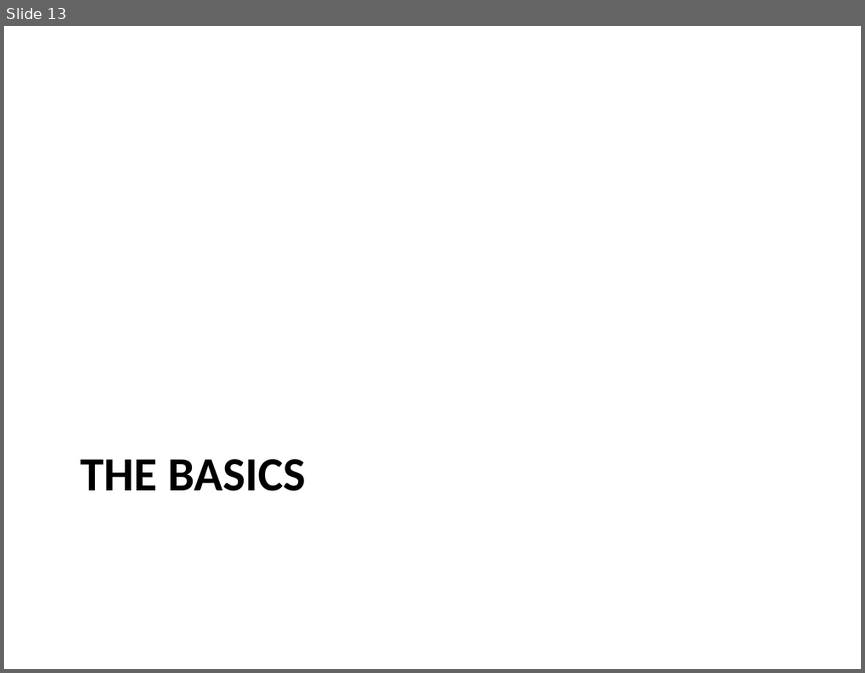
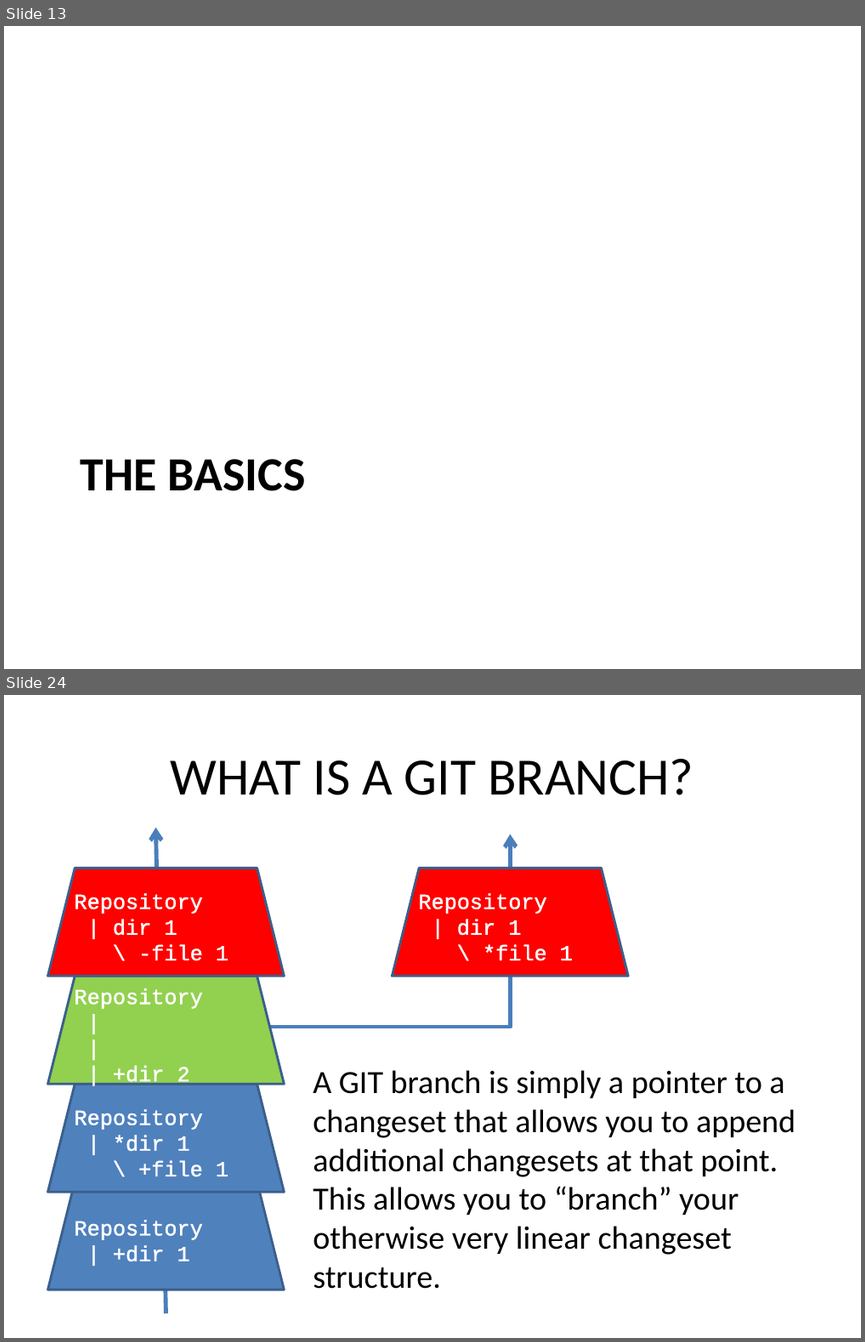
Before and after one commit to kangelov/gitdemo, a slide deck: powerpoint/An Introduction to GIT.pptx. Shown one above the other, each under a label of ours: slide 13 before the commit, slides 13 and 24 after it; the slides between them are not shown. The pictures are 865x673 and 865x1342 pixels, drawn with LibreOffice and Linux fonts; fonts in the diff are those of the drawing. Boxes give left, top, right and bottom in pixels: in the first picture for what was removed or moved away, otherwise in the second. Text is boxed around its words. In the diff, an @@ line names an element or a change of style, - is before the commit and + after.

```diff
--- a/powerpoint/An Introduction to GIT.pptx
+++ b/powerpoint/An Introduction to GIT.pptx
@@ slide 24 added at <box>4,695,861,1338</box>, background #FFFFFF @@
@@ title added at <box>171,759,693,795</box>, 44 pt, text #000000 @@
+WHAT IS A GIT BRANCH?
@@ elbow arrow added from (155, 1027) to (511, 834), #4B7EBC 3.5 pt @@
@@ arrow added from (166, 1313) to (155, 828), #4B7EBC 3.5 pt @@
@@ trapezoid added at <box>47,868,284,976</box>, fill #FF0000, outline #3A5F8C 2 pt, 18 pt, text #FFFFFF @@
+Repository
+| dir 1
+\ -file 1
@@ trapezoid added at <box>392,868,629,976</box>, fill #FF0000, outline #3A5F8C 2 pt, 18 pt, text #FFFFFF @@
+Repository
+| dir 1
+\ *file 1
@@ trapezoid added at <box>47,976,284,1084</box>, fill #92D050, outline #3A5F8C 2 pt, 18 pt, text #FFFFFF @@
+Repository
+|
+|
+| +dir 2
@@ text added at <box>313,1070,795,1254</box>, 27.2 pt, text #000000 @@
+A GIT branch is simply a pointer to a changeset that allows you to append additional changesets at that point. This allows you to “branch” your otherwise very linear changeset structure.
@@ trapezoid added at <box>47,1084,284,1192</box>, fill #4F81BD, outline #3A5F8C 2 pt, 18 pt, text #FFFFFF @@
+Repository
+| *dir 1
+\ +file 1
@@ trapezoid added at <box>47,1182,284,1290</box>, fill #4F81BD, outline #3A5F8C 2 pt, 18 pt, text #FFFFFF @@
+Repository
+| +dir 1
```
Also in this commit, not shown: 4 slides changed, 10 other slides added.
